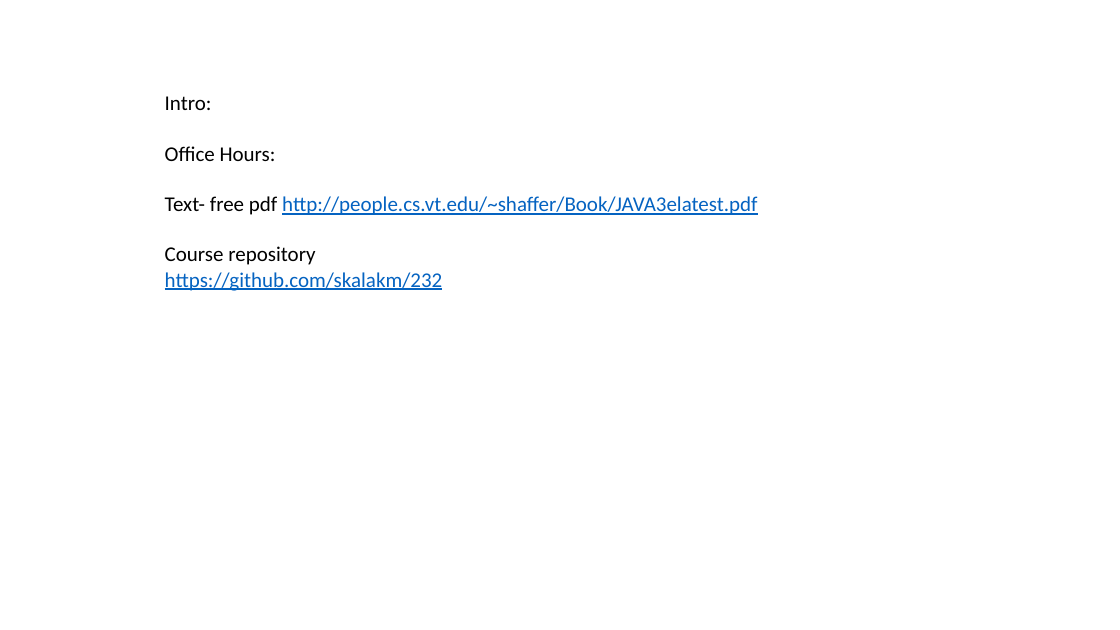
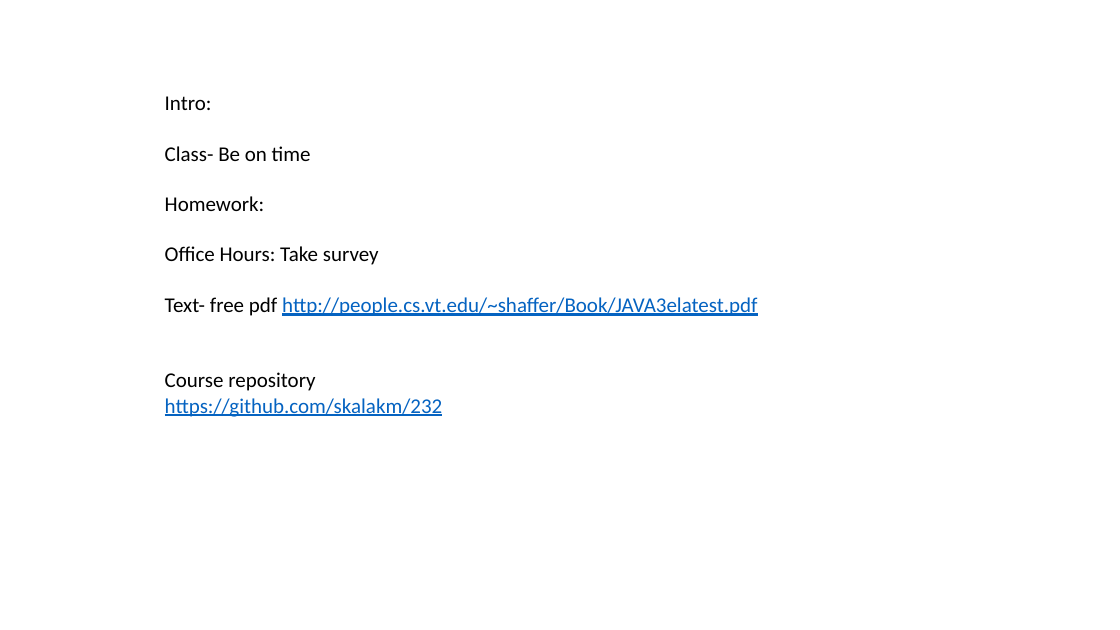
Before and after one commit to skalakm/232, a slide deck: slide 1 of notes.pptx. Drawn at 1120x630 pixels with LibreOffice and Linux fonts; fonts in the diff are those of the drawing. Boxes give left, top, right and bottom in pixels: in the first picture for what was removed or moved away, otherwise in the second. Text is boxed around its words. In the diff, an @@ line names an element or a change of style, - is before the commit and + after.

```diff
--- a/notes.pptx
+++ b/notes.pptx
@@ text at (x1=165, y1=146, x2=379, y2=265): text changed @@
-Office Hours:
+Class- Be on time
+Homework:
+Office Hours: Take survey
```
Also in this commit, not shown: 1 other slide changed, 1 slide added.
